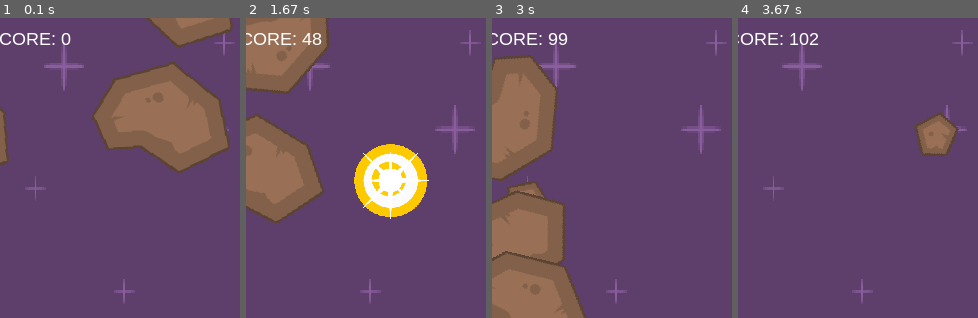
Above: before the commit, frames 1-4 (left to right).
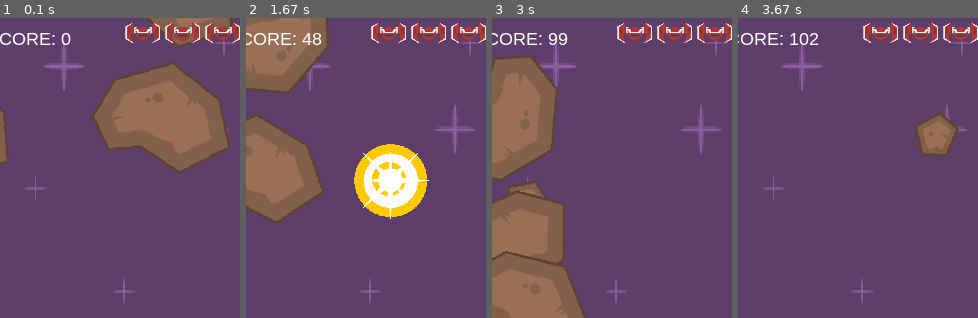
Above: after the commit, the same moments.

Repository: WhiteChewy/Shmup_on_pygame
Game: pygame game, started from shmup.py
The game is run twice, just before and just after one commit, with the same random seed, the same clock (stepped at 60 frames per second) and the same inputs.
Inputs:
- Up to frame 1 (0.1 s): no input
- Up to frame 2 (1.67 s): tap Space at 0.33, 0.73, 1.03, 1.23, 1.57 s; hold Right 0.67-1.13 s; hold Up 1.17-1.47 s; hold Right from 1.5 s (still down)
- Up to frame 3 (3 s): tap Space at 1.87, 2.07, 2.37, 2.63, 2.97 s; release Right at 1.97 s; hold Left 2-2.53 s; hold Down 2.57-2.87 s; hold Left from 2.9 s (still down)
- Up to frame 4 (3.67 s): tap Space at 3.27, 3.4 s; release Left at 3.3 s; hold Up from 3.33 s (still down)
The pictures show only the part of the screen within x 50-100%, y 0-50%; the shares and areas given below are measured in that part.

The runs differ from the first frame. In frame 1, 1.9% of the frame differs, in the area x 52-100%, y 1-9%; in frame 2, 1.9%; in frame 3, 1.9%; in frame 4, 1.9%.

Commit message:
addedd more lives to player and their images

Diff:
--- a/constants.py
+++ b/constants.py
@@ -1,6 +1,17 @@
 from enum import Enum
 import pygame
 from os import path
+
+
+class COLOR(Enum):
+    # RGB ЦВЕТА
+    BLACK = (0, 0, 0)
+    WHITE = (255, 255, 255)
+    RED = (255, 0, 0)
+    GREEN = (0, 255, 0)
+    BLUE = (0, 0, 255)
+    YELLOW = (255, 255, 0)
+
 
 FONT_NAME = pygame.font.match_font('arial')
 WIDTH = 480  # Ширина игрового окна
@@ -14,6 +25,8 @@
 BACKGROUND = pygame.image.load(path.join(ASSETS, "starBackground.png")).convert()
 BACKGROUND_RECT = BACKGROUND.get_rect()
 PLAYER_ASSET = pygame.image.load(path.join(ASSETS, 'sampleShip3.png')).convert()
+LIVES = pygame.transform.scale(PLAYER_ASSET, (35, 20))
+LIVES.set_colorkey(COLOR.BLACK.value)
 METEOR_ASSET = pygame.image.load(path.join(ASSETS, 'meteorBig.png')).convert()
 BULLET_ASSET = pygame.image.load(path.join(ASSETS, 'laserGreen.png')).convert()
 SOUND_DIR = path.join(path.dirname(__file__), "sound")
@@ -22,13 +35,3 @@
     METEOR_IMAGES.append(pygame.image.load(path.join(ASSETS, img)).convert())
 HEALTHBAR_LENGTH = 100
 HEALTHBAR_HEIGHT = 10
-
-
-class COLOR(Enum):
-    # RGB ЦВЕТА
-    BLACK = (0, 0, 0)
-    WHITE = (255, 255, 255)
-    RED = (255, 0, 0)
-    GREEN = (0, 255, 0)
-    BLUE = (0, 0, 255)
-    YELLOW = (255, 255, 0)
--- a/player.py
+++ b/player.py
@@ -17,8 +17,20 @@
         self.health = 100  # "здоровье" корабля
         self.shoot_delay = 250  # пауза между выстрелами в милдисекундах
         self.last_shot = pygame.time.get_ticks()
+        self.lives = 3
+        self.hidden = False
+        self.hide_timer = pygame.time.get_ticks()
+
+    def hide(self):
+        self.hidden = True
+        self.hide_timer = pygame.time.get_ticks()
+        self.rect.center = (WIDTH / 2, HEIGHT + 200)
 
     def update(self):
+        if self.hidden and pygame.time.get_ticks() - self.hide_timer > 100:
+            self.hidden = False
+            self.rect.centerx = WIDTH / 2
+            self.rect. bottom = HEIGHT - 10
         self.speedx = 0
         self.speedy = 0
         # get_pressed() возвращает словарь со всеми клавишами и значениями Истина Ложь
--- a/shmup.py
+++ b/shmup.py
@@ -53,6 +53,7 @@
     surf.blit(text_surface, text_rect)
 
 
+# отрисовка астеройдов
 def mob_ini(n):
     for i in range(n):
         mob = Mob()
@@ -60,6 +61,7 @@
         mobs.add(mob)
 
 
+# отрисовка индикатора жизни
 def draw_healthbar(surface, x, y, filled):
     if filled < 0:
         filled = 0
@@ -71,16 +73,29 @@
 
 
 def explosion_init():
-    explosion = {'lg': [], 'sm': []}
+    explosion = {'large': [], 'small': [], 'player': []}
     for i in range(9):
         file = 'regularExplosion0{}.png'.format(i)
         image = pygame.image.load(path.join(ASSETS, file)).convert()
         image.set_colorkey(COLOR.BLACK.value)
         img_lg = pygame.transform.scale(image, (75, 75))
-        explosion['lg'].append(img_lg)
+        explosion['large'].append(img_lg)
         img_sm = pygame.transform.scale(image, (32, 32))
-        explosion['sm'].append(img_sm)
+        explosion['small'].append(img_sm)
+        file = 'sonicExplosion0{}.png'.format(i)
+        image = pygame.image.load(path.join(ASSETS, file)).convert()
+        image.set_colorkey(COLOR.BLACK.value)
+        explosion['player']. append(image)
     return explosion
+
+
+# отрисовка количества жизней
+def draw_lives(surface, x, y, lives, image):
+    for i in range(lives):
+        image_rect = image.get_rect()
+        image_rect.x = x + 40 * i
+        image_rect.y = y
+        surface.blit(image, image_rect)
 
 
 if __name__ == "__main__":
@@ -134,7 +149,7 @@
         for hit in bullet_hits:
             score += 60 - hit.radius
             random.choice(exp_sounds).play()
-            expl = Explosion(hit.rect.center, 'lg', explosion)
+            expl = Explosion(hit.rect.center, 'large', explosion)
             all_sprites.add(expl)
             mob_ini(1)
 
@@ -142,9 +157,19 @@
         hits = pygame.sprite.spritecollide(player, mobs, True, pygame.sprite.collide_circle)
         for hit in hits:
             player.health -= hit.radius * 0.5
+            expl = Explosion(hit.rect.center, "small", explosion )
+            all_sprites.add(expl)
             mob_ini(1)
             if player.health <= 0:
-                running = False
+                death = Explosion(player.rect.center, 'player', explosion)
+                all_sprites.add(death)
+                player.hide()
+                player.lives -= 1
+                player.health = 100
+
+        if player.lives == 0 and not death.alive():
+            running = False
+
 
         # Рендеринг
         SCREEN.fill(COLOR.BLACK.value)  # заливка окна черным
@@ -152,6 +177,7 @@
         all_sprites.draw(SCREEN)
         draw_text(SCREEN, "YOUR SCORE: " + str(score), 18, WIDTH / 2, 10)
         draw_healthbar(SCREEN, 5, 5, player.health)
+        draw_lives(SCREEN, WIDTH - 115, 5, player.lives, LIVES)
         pygame.display.flip()  # отображение отрисованного экрана
 
     pygame.quit()
Binary file added: assets/sonicExplosion00.png
Binary file added: assets/sonicExplosion01.png
Binary file added: assets/sonicExplosion02.png
Binary file added: assets/sonicExplosion03.png
Binary file added: assets/sonicExplosion04.png
Binary file added: assets/sonicExplosion05.png
Binary file added: assets/sonicExplosion06.png
Binary file added: assets/sonicExplosion07.png
Binary file added: assets/sonicExplosion08.png
